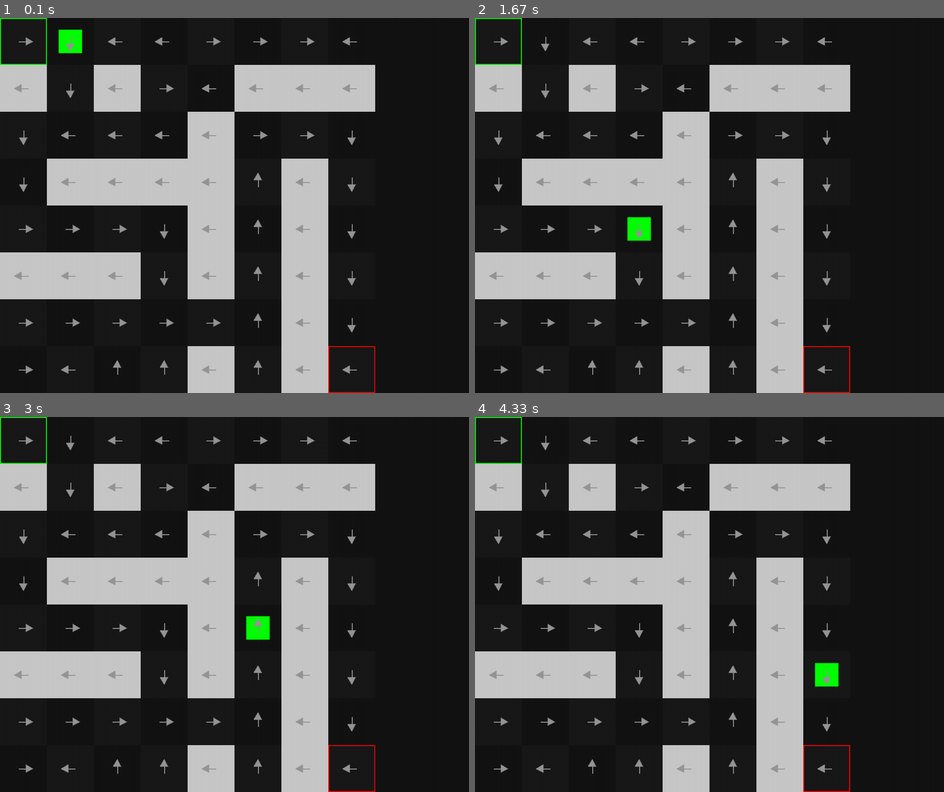
Above: before the commit, frames 1-4 (two rows, left to right).
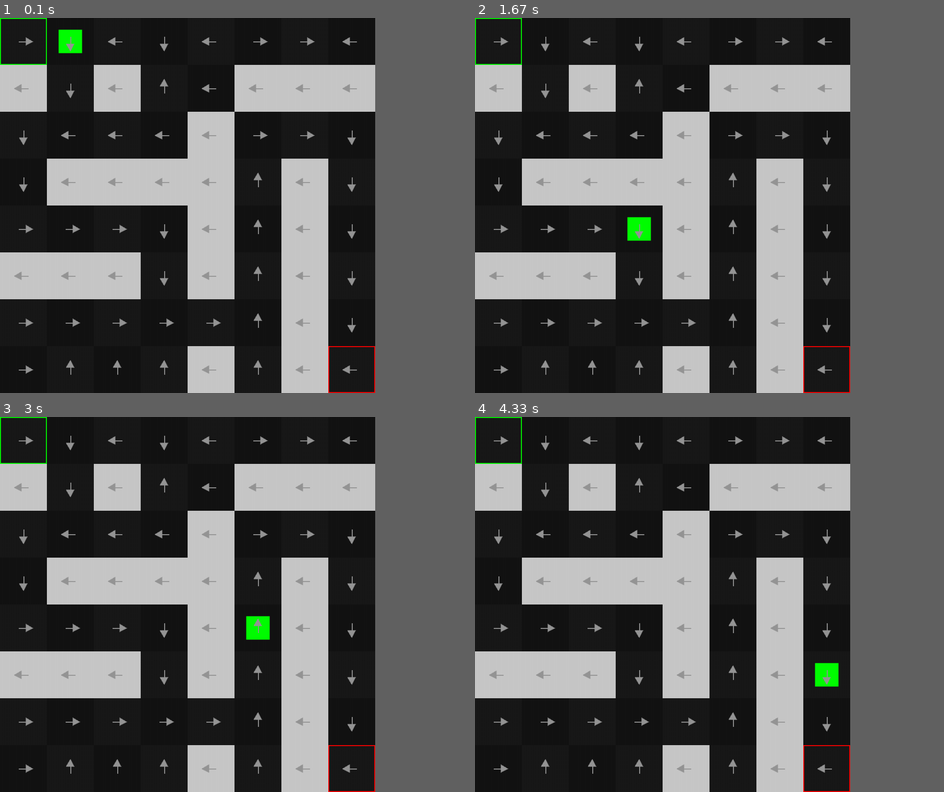
Above: after the commit, the same moments.

Repository: mprostakk/WSI
Game: pygame game, started from zad6/main.py
Same seed, same stepped clock (60 frames per second), same inputs: the game is played once before the commit and once after it.
Inputs:
- Up to frame 1 (0.1 s): no input
- Up to frame 2 (1.67 s): no input
- Up to frame 3 (3 s): no input
- Up to frame 4 (4.33 s): no input
In our replay, the window is 900x720 before the commit and 720x720 after it. These sizes can differ from the game's own. Grey fills any space a smaller window leaves; there, only what the larger window draws over its background counts as a difference.

The runs differ from the first frame. In frame 1, 0.2% of the frame differs, in the area x 13-48%, y 5-96%; in frame 2, 0.2%; in frame 3, 0.2%; in frame 4, 0.2%.

Commit message:
Add proper names for episodes and steps

Diff:
--- a/zad6/helpers.py
+++ b/zad6/helpers.py
@@ -47,7 +47,7 @@
             (255, 0, 0),
         )
         self.size = self.screen_size // 8
-        self.game_display = pygame.display.set_mode((self.screen_size + 200, self.screen_size))
+        self.game_display = pygame.display.set_mode((self.screen_size, self.screen_size))
         self.font = pygame.font.SysFont("helvetica", 30)
 
     def draw_map(self, game_map: GameMap, q_table: np.array) -> None:
--- a/zad6/main.py
+++ b/zad6/main.py
@@ -1,10 +1,18 @@
 import random
+from typing import List, Optional
 
+import matplotlib.pyplot as plt
 import numpy as np
 import pygame
+from random import randrange
 from action import Action
 from gamemap import GameMap
 from helpers import MapPygame, open_map
+from my_types import Point
+
+
+class TurnException(Exception):
+    """Maximum number of turns, can not find solution"""
 
 
 def create_q_table(state_len: int, action_len: int) -> np.array:
@@ -23,7 +31,7 @@
 
 def train(
     game_map: GameMap,
-    epochs: int = 10000,
+    episodes: int = 10000,
     learning_rate: float = 0.1,
     epsilon: float = 0.1,
     gamma: float = 0.6,
@@ -32,17 +40,21 @@
     number_of_states = game_map.width * game_map.length
     number_of_actions = 4
     q_table = create_q_table(number_of_states, number_of_actions)
+    all_steps = []
 
-    for epoch in range(epochs):
+    for episode in range(episodes):
         game_map.reset()
         state_index = game_map.convert_point_to_state_index(game_map.start_point)
         finished = False
 
-        if epoch % 100 == 0:
-            print(epoch)
+        if episode % 100 == 0:
+            print(episode)
 
-        turns = 0
-        while not finished and turns < max_number_of_turns:
+        steps = 0
+        while not finished:
+            if steps > max_number_of_turns:
+                raise TurnException()
+
             if should_explore(epsilon):
                 action = Action.random()
             else:
@@ -59,9 +71,11 @@
 
             state_index = step.next_state_index
             finished = step.finished
-            turns += 1
+            steps += 1
 
-    return q_table
+        all_steps.append(steps)
+
+    return q_table, all_steps
 
 
 def play(map_pygame: MapPygame, game_map: GameMap, q_table: np.array) -> None:
@@ -69,7 +83,7 @@
     finished = False
     state_index = game_map.convert_point_to_state_index(game_map.start_point)
     reward = 0
-    epochs = 0
+    steps = 0
     while not finished:
         action = take_action_from_q_table(q_table, state_index)
 
@@ -80,20 +94,20 @@
 
         print(action)
         print(reward)
-        epochs += 1
+        steps += 1
         game_map.render()
 
         map_pygame.draw_map(game_map, q_table)
         pygame.time.wait(200)
 
-    print(f"Finished with {epochs} epochs")
+    print(f"Finished with {steps} steps")
 
 
 def play_random(game_map: GameMap) -> None:
     game_map.reset()
     finished = False
     reward = 0
-    epochs = 0
+    steps = 0
     while not finished:
         action = Action.random()
         step = game_map.move(action)
@@ -103,21 +117,68 @@
         print(reward)
         game_map.render()
 
-        epochs += 1
+        steps += 1
         finished = step.finished
 
-    print(f"Finished with {epochs} epochs")
+    print(f"Finished with {steps} steps")
+
+
+def plot_steps(steps: List[int], learning_rate: float,
+               epsilon: float,
+               gamma: float):
+    # plt.yscale('log')
+    plt.plot(steps)
+
+    plt.title(
+        f"Lr={learning_rate}, epsilon={epsilon}, gamma={gamma}"
+    )
+    plt.xlabel("Episodes")
+    plt.ylabel("Steps")
+    plt.show()
+
+
+def random_generate_map(length: int, width: int, start_point: Optional[Point] = None, end_point: Optional[Point] = None):
+    m = [['-']*width for _ in range(length)]
+
+    for row in m:
+        for i in range(len(row)):
+            if should_explore(0.4):
+                row[i] = 'B'
+
+    if start_point is None:
+        start_point = (randrange(0, length), randrange(0, width))
+    if end_point is None:
+        end_point = (randrange(0, length), randrange(0, width))
+
+    m[start_point[0]][start_point[1]] = 'S'
+    m[end_point[0]][end_point[1]] = 'E'
+
+    return m
+
+
+def check_if_solution_exists_for_map(m):
+    pass
 
 
 def main():
+    game_map = open_map("maps/1.txt")
+
+    # play_random(game_map)
+    learning_rate = 1
+    epsilon = 0.1
+    gamma = 0.2
+
+    try:
+        q_table, steps = train(game_map, episodes=200, learning_rate=learning_rate, epsilon=epsilon, gamma=gamma)
+    except TurnException:
+        pass
+
+    plot_steps(steps, learning_rate, epsilon, gamma)
+
     pygame.init()
     pygame.font.init()
     map_pygame = MapPygame()
 
-    game_map = open_map("maps/1.txt")
-    # play_random(game_map)
-
-    q_table = train(game_map)
     play(map_pygame, game_map, q_table)
 
     pygame.time.wait(10000)
Not shown, changed: zad6/README.md
